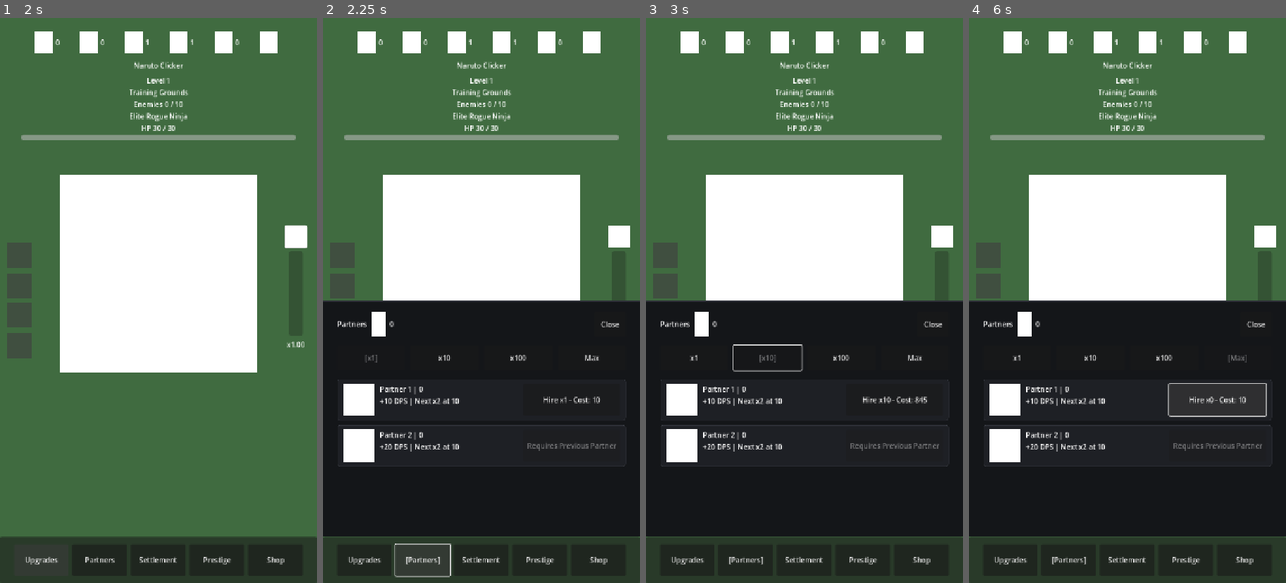
Above: before the commit, frames 1-4 (left to right).
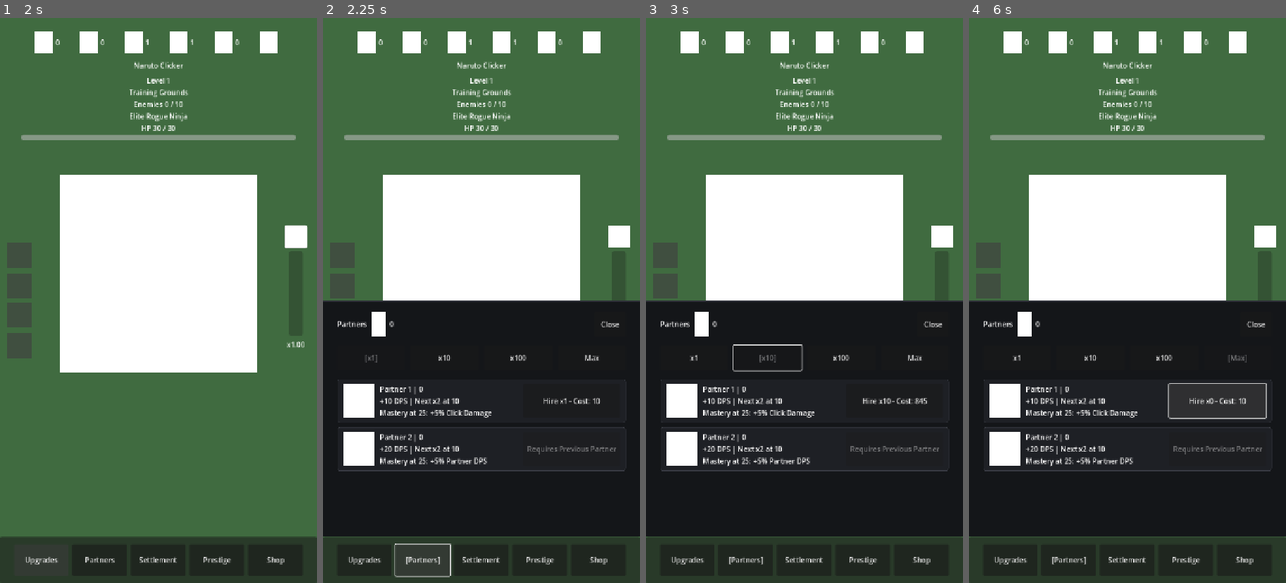
Above: after the commit, the same moments.

Repository: StanisRyz/naruto-clicker
Game: Godot game, scene res://scenes/main/Main.tscn
Two runs of this game, one before a commit and one after it. Both use one fixed random seed, a clock stepped at 60 frames per second and the inputs below.
Inputs (mouse positions are in pixels of both pictures, inside the frame that each line leads up to):
- Up to frame 1 (2 s): click (294, 238) at 0.5 s; click "Upgrades" at 1.25 s
- Up to frame 2 (2.25 s): click "Partners" at 2 s
- Up to frame 3 (3 s): click "x10" at 2.75 s
- Up to frame 4 (6 s): click "x1" at 3.5 s; click "x100" at 4.25 s; click "Max" at 5 s; click "Hire x0 - Cost: 10" at 5.75 s

Frame 1 is identical in both runs. In frame 2, 1.6% of the frame differs, in the area x 4-96%, y 67-81%; in frame 3, 1.7%; in frame 4, 1.8%.

Commit message:
Add partner mastery perks
Deepen partner progression with mastery perks.

Changes include:
- Add Partner Mastery unlocks at 25 owned per partner tier.
- Add one unique passive perk for each partner tier.
- Apply mastery bonuses to click damage, partner DPS, gold, elites, bosses, combo, tasks, settlement, and autoclick.
- Update PartnerPanel to show mastery locked/active state.
- Preserve existing partner milestones, bulk-buy, progressive reveal, and gameplay systems.

Diff:
--- a/scenes/game/ClickerScreen.gd
+++ b/scenes/game/ClickerScreen.gd
@@ -162,7 +162,11 @@
 		return
 
 	if not combo_empowered_active:
-		combo_meter_value = clampf(combo_meter_value + combo_gain_per_manual_click, 0.0, combo_meter_max)
+		combo_meter_value = clampf(
+			combo_meter_value + combo_gain_per_manual_click * state.get_partner_mastery_bonus_multiplier("combo_gain"),
+			0.0,
+			combo_meter_max
+		)
 		if combo_meter_value >= combo_meter_max:
 			combo_meter_value = combo_meter_max
 			combo_empowered_active = true
@@ -170,6 +174,8 @@
 			state.total_combo_empowered_activations += 1
 
 	var manual_damage: int = maxi(1, int(state.get_current_click_damage() * _get_manual_combo_multiplier()))
+	if state.rng.randf() < state.get_partner_mastery_additive_bonus("critical_manual"):
+		manual_damage *= 2
 	var was_boss_level: bool = state.is_boss_level
 	var result: Dictionary = state.attack_with_damage(manual_damage)
 	state.total_manual_click_damage_dealt += int(result.get("damage_dealt", 0))
@@ -355,7 +361,7 @@
 func _sync_boss_timer() -> void:
 	if state.is_boss_level:
 		if not boss_timer_active:
-			boss_time_left = state.boss_time_limit
+			boss_time_left = state.boss_time_limit * state.get_boss_timer_multiplier()
 			boss_timer_active = true
 	else:
 		boss_timer_active = false
@@ -390,7 +396,7 @@
 		return
 
 	var was_boss_level: bool = state.is_boss_level
-	var result: Dictionary = state.attack()
+	var result: Dictionary = state.attack_with_damage(state.get_autoclick_damage())
 	_apply_attack_result(result, true, was_boss_level)
 
 
--- a/scenes/ui/PartnerPanel.gd
+++ b/scenes/ui/PartnerPanel.gd
@@ -71,6 +71,12 @@
 	effect_label.autowrap_mode = TextServer.AUTOWRAP_WORD_SMART
 	info_container.add_child(effect_label)
 
+	var mastery_label := Label.new()
+	mastery_label.name = "MasteryLabel"
+	mastery_label.size_flags_horizontal = Control.SIZE_EXPAND_FILL
+	mastery_label.autowrap_mode = TextServer.AUTOWRAP_WORD_SMART
+	info_container.add_child(mastery_label)
+
 	var button := Button.new()
 	button.name = "HireButton"
 	button.custom_minimum_size = Vector2(220, 64)
@@ -81,6 +87,7 @@
 		"row": row,
 		"name_count_label": name_count_label,
 		"effect_label": effect_label,
+		"mastery_label": mastery_label,
 		"button": button,
 	}
 
@@ -88,6 +95,7 @@
 func _update_partner_row(state: ClickerState, partner_index: int, row: Dictionary) -> void:
 	var name_count_label: Label = row["name_count_label"]
 	var effect_label: Label = row["effect_label"]
+	var mastery_label: Label = row["mastery_label"]
 	var button: Button = row["button"]
 	var partner_name: String = state.partner_names[partner_index]
 	var partner_count: int = state.partner_counts[partner_index]
@@ -100,6 +108,12 @@
 		]
 	else:
 		effect_label.text = "+%d DPS | Max milestones" % state.partner_dps_values[partner_index]
+
+	var mastery_description: String = state.get_partner_mastery_description(partner_index)
+	if state.is_partner_mastery_unlocked(partner_index):
+		mastery_label.text = "Mastery active: %s" % mastery_description
+	else:
+		mastery_label.text = "Mastery at %d: %s" % [state.partner_mastery_unlock_count, mastery_description]
 
 	if not state.can_buy_partner(partner_index):
 		button.disabled = true
--- a/scripts/game/ClickerState.gd
+++ b/scripts/game/ClickerState.gd
@@ -104,6 +104,23 @@
 var partner_cost_steps: Array[int] = [10, 30, 50, 100, 180, 300, 500, 900, 1600, 2800, 5000, 9000, 16000]
 var partner_counts: Array[int] = []
 var partner_purchase_costs: Array[int] = []
+var partner_mastery_unlock_count: int = 25
+var partner_mastery_bonus_types: Array[String] = [
+	"click_damage",
+	"partner_dps",
+	"gold",
+	"elite_reward",
+	"boss_damage",
+	"boss_timer",
+	"combo_gain",
+	"autoclick_damage",
+	"task_reward",
+	"settlement_effect",
+	"elite_spawn",
+	"critical_manual",
+	"all_damage",
+]
+var partner_mastery_bonus_values: Array[float] = [0.05, 0.05, 0.05, 0.10, 0.05, 0.05, 0.05, 0.10, 0.05, 0.05, 0.01, 0.05, 0.05]
 var milestone_levels: Array[int] = [10, 25, 50, 100, 250, 500]
 var milestone_multiplier_per_reached: int = 2
 var milestone_cost_multiplier: int = 3
@@ -361,7 +378,7 @@
 	if reward_scale <= 0:
 		return 0
 
-	return maxi(1, get_current_task_reward_unit() * reward_scale)
+	return maxi(1, int(get_current_task_reward_unit() * reward_scale * get_partner_mastery_bonus_multiplier("task_reward")))
 
 
 func is_task_completed(task_id: String) -> bool:
@@ -428,6 +445,10 @@
 	return 1.0 + get_trade_routes_bonus_percent() / 100.0
 
 
+func get_partner_mastery_gold_multiplier() -> float:
+	return get_partner_mastery_bonus_multiplier("gold")
+
+
 func get_command_aura_multiplier() -> float:
 	return 1.0 + get_command_aura_bonus_percent() / 100.0
 
@@ -461,11 +482,15 @@
 
 
 func get_boss_hunter_multiplier() -> float:
-	return 1.0 + get_boss_hunter_bonus_percent() / 100.0
+	return (1.0 + get_boss_hunter_bonus_percent() / 100.0) * get_partner_mastery_bonus_multiplier("boss_damage")
 
 
 func get_settlement_effectiveness_multiplier() -> float:
-	return 1.0 + get_builder_wisdom_bonus_percent() / 100.0
+	return (1.0 + get_builder_wisdom_bonus_percent() / 100.0) * get_partner_mastery_bonus_multiplier("settlement_effect")
+
+
+func get_boss_timer_multiplier() -> float:
+	return get_partner_mastery_bonus_multiplier("boss_timer")
 
 
 func get_focus_burst_multiplier() -> float:
@@ -660,8 +685,12 @@
 	var damage_dealt: int = 0
 	var defeated_boss: bool = is_boss_level
 	var defeated_elite: bool = is_elite_enemy
-	var boss_reward: int = int(reward_gold * get_boss_reward_multiplier()) if defeated_boss else reward_gold
-	var talent_gold: int = int(boss_reward * get_trade_routes_multiplier())
+	var source_reward: int = reward_gold
+	if defeated_boss:
+		source_reward = int(source_reward * get_boss_reward_multiplier())
+	if defeated_elite:
+		source_reward = int(source_reward * get_partner_mastery_bonus_multiplier("elite_reward"))
+	var talent_gold: int = int(source_reward * get_trade_routes_multiplier() * get_partner_mastery_gold_multiplier())
 	var settlement_gold: int = int(talent_gold * get_settlement_gold_multiplier())
 	var earned_gold: int = settlement_gold * gold_bonus_multiplier if gold_bonus_active else settlement_gold
 	gold += earned_gold
@@ -838,6 +867,8 @@
 		base_dps
 		* get_command_aura_multiplier()
 		* get_settlement_partner_dps_multiplier()
+		* get_partner_mastery_bonus_multiplier("partner_dps")
+		* get_partner_mastery_bonus_multiplier("all_damage")
 		* get_rally_multiplier()
 	)
 
@@ -856,6 +887,10 @@
 	return maxi(1, final_tick)
 
 
+func get_autoclick_damage() -> int:
+	return maxi(1, int(get_current_click_damage() * get_partner_mastery_bonus_multiplier("autoclick_damage")))
+
+
 func buy_partner(partner_index: int) -> Dictionary:
 	return buy_partners(partner_index, "x1")
 
@@ -876,6 +911,7 @@
 	gold -= total_cost
 	partner_counts[partner_index] += bought
 	recalculate_partner_cost(partner_index)
+	_update_character_state()
 	return _make_purchase_result("%s hired x%d!" % [partner_names[partner_index], bought], false, true)
 
 
@@ -1110,11 +1146,74 @@
 	return get_milestone_multiplier(partner_counts[partner_index])
 
 
+func is_partner_mastery_unlocked(partner_index: int) -> bool:
+	if partner_index < 0 or partner_index >= partner_counts.size():
+		return false
+
+	return partner_counts[partner_index] >= partner_mastery_unlock_count
+
+
+func get_partner_mastery_description(partner_index: int) -> String:
+	if partner_index < 0 or partner_index >= partner_mastery_bonus_types.size() or partner_index >= partner_mastery_bonus_values.size():
+		return ""
+
+	var value: float = partner_mastery_bonus_values[partner_index]
+	match partner_mastery_bonus_types[partner_index]:
+		"click_damage":
+			return "+%d%% Click Damage" % int(value * 100.0)
+		"partner_dps":
+			return "+%d%% Partner DPS" % int(value * 100.0)
+		"gold":
+			return "+%d%% Gold Gain" % int(value * 100.0)
+		"elite_reward":
+			return "+%d%% Elite Enemy Rewards" % int(value * 100.0)
+		"boss_damage":
+			return "+%d%% Boss Damage" % int(value * 100.0)
+		"boss_timer":
+			return "+%d%% Boss Timer Duration" % int(value * 100.0)
+		"combo_gain":
+			return "+%d%% Combo Meter Gain" % int(value * 100.0)
+		"autoclick_damage":
+			return "+%d%% Autoclick Damage" % int(value * 100.0)
+		"task_reward":
+			return "+%d%% Task Rewards" % int(value * 100.0)
+		"settlement_effect":
+			return "+%d%% Settlement Effects" % int(value * 100.0)
+		"elite_spawn":
+			return "+%d%% Elite Spawn Chance" % int(value * 100.0)
+		"critical_manual":
+			return "+%d%% Manual Critical Chance" % int(value * 100.0)
+		"all_damage":
+			return "+%d%% All Damage" % int(value * 100.0)
+		_:
+			return ""
+
+
+func get_partner_mastery_bonus_multiplier(bonus_type: String) -> float:
+	return 1.0 + _get_partner_mastery_total_bonus(bonus_type)
+
+
+func get_partner_mastery_additive_bonus(bonus_type: String) -> float:
+	return _get_partner_mastery_total_bonus(bonus_type)
+
+
 func get_partner_tier_total_dps(partner_index: int) -> int:
 	if partner_index < 0 or partner_index >= partner_counts.size() or partner_index >= partner_dps_values.size():
 		return 0
 
 	return partner_counts[partner_index] * partner_dps_values[partner_index] * get_partner_milestone_multiplier(partner_index)
+
+
+func _get_partner_mastery_total_bonus(bonus_type: String) -> float:
+	var total_bonus: float = 0.0
+	var limit: int = mini(partner_counts.size(), mini(partner_mastery_bonus_types.size(), partner_mastery_bonus_values.size()))
+	for partner_index in range(limit):
+		if not is_partner_mastery_unlocked(partner_index):
+			continue
+		if partner_mastery_bonus_types[partner_index] == bonus_type:
+			total_bonus += partner_mastery_bonus_values[partner_index]
+
+	return total_bonus
 
 
 func get_ability_description(ability_id: String) -> String:
@@ -1467,7 +1566,7 @@
 		enemy_name = zone.boss
 		return
 
-	if rng.randf() < elite_spawn_chance:
+	if rng.randf() < get_current_elite_spawn_chance():
 		is_elite_enemy = true
 		enemy_name = zone.elite_enemy
 		return
@@ -1545,6 +1644,8 @@
 		int(
 			base_damage
 			* get_focus_training_multiplier()
+			* get_partner_mastery_bonus_multiplier("click_damage")
+			* get_partner_mastery_bonus_multiplier("all_damage")
 			* get_focus_burst_multiplier()
 			* get_settlement_click_damage_multiplier()
 		)
@@ -1558,6 +1659,10 @@
 		return 0
 
 	return maxi(1, int(base_damage * get_boss_damage_multiplier()))
+
+
+func get_current_elite_spawn_chance() -> float:
+	return clampf(elite_spawn_chance + get_partner_mastery_additive_bonus("elite_spawn"), 0.0, 1.0)
 
 
 func refresh_derived_stats() -> void:
Not shown, changed: AGENTS.md
Not shown, changed: README.md
